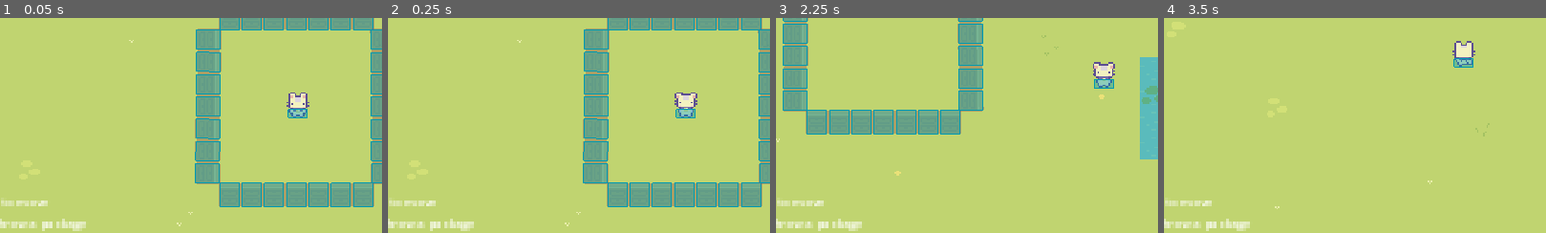
Above: before the commit, frames 1-4 (left to right).
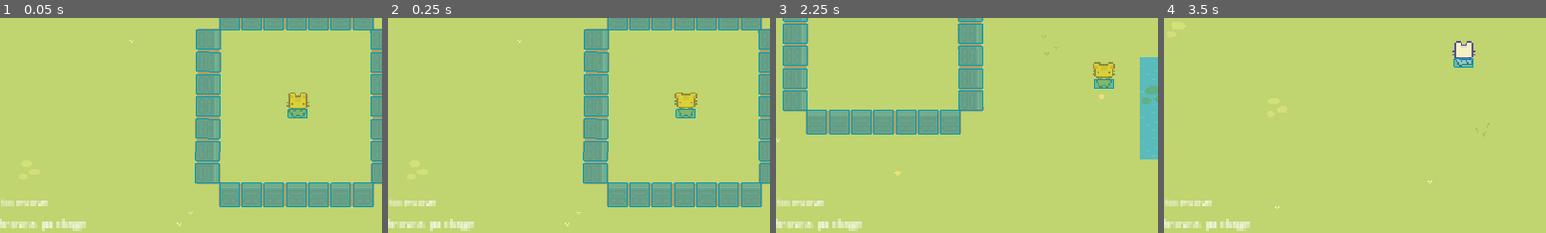
Above: after the commit, the same moments.

Repository: KamiGug/AroundTheGlobe-Jam
Game: Godot game, scene res://Levels/TestLevel.tscn
Same seed, same stepped clock (60 frames per second), same inputs: the game is played once before the commit and once after it.
Inputs (mouse positions are % of the whole screen's width and height, from its top left):
- Up to frame 1 (0.05 s): no input
- Up to frame 2 (0.25 s): no input
- Up to frame 3 (2.25 s): tap Enter at 0.5 s; move the mouse to (72, 45) at 0.52 s; hold Right (ui_right) 0.53-1.28 s; tap Space (Dash) at 0.6, 1.55, 2.1 s; move the mouse to (30, 55) at 1.27 s; hold Down (ui_down) 1.28-2.03 s; tap Shift (Block) at 1.35 s; move the mouse to (60, 28) at 2.02 s; hold Right (ui_right) from 2.03 s (still down)
- Up to frame 4 (3.5 s): move the mouse to (45, 70) at 2.77 s; release Right (ui_right) at 2.78 s; hold Up (ui_up) from 2.78 s (still down); tap Q (Package) at 2.85 s; tap Space (Dash) at 3.05 s
The pictures show only the part of the screen within x 11-61%, y 30-80%; the shares and areas given below are measured in that part.

The runs differ from the first frame. In frame 1, 0.5% of the frame differs, in the area x 75-81%, y 34-47%; in frame 2, 0.5%; in frame 3, 0.5%; in frame 4, nothing differs.
Error in both runs: Trying to assign value of type 'Node' to a variable of type 'Node2D'. (res://Code/Skills/PackageUser.gd:18)

Commit message:
moved iframes to states + character is colored while in iframes

Diff:
--- a/Code/Characters/Character.gd
+++ b/Code/Characters/Character.gd
@@ -3,10 +3,10 @@
 
 @export var speed = 160
 var flag = null #use a string like "player", "enemy", "npc", "destructible"
-var iframe_count : int = 0 #important to all characters to have iframes (or they'd die 2 fast)
+var iframe_count : int = 60 #important to all characters to have iframes (or they'd die 2 fast)
 var max_health : int = 3000
 var health : int = max_health
-var iframes_after_damage = 3
+var iframes_after_damage = 10
 var direction:Vector2
 
 @onready var animation_tree = $AnimationTree #get animation tree #all characters will have one of those
--- a/Code/Characters/MainChar.gd
+++ b/Code/Characters/MainChar.gd
@@ -42,6 +42,12 @@
 	if Input.is_action_just_pressed("Weapon2"):
 		use_weapon_2.emit(get_local_mouse_position())
 
+	#iframe_count = 1
+	if iframe_count > 0:
+		$Sprite2D.self_modulate  = Color("FFD700", 0.5)
+	else:
+		$Sprite2D.self_modulate  = Color("FFFFFF", 1)
+
 		#read input for movement
 	#update_direction.emit(get_input_vector())
 	#if !block_input:
@@ -56,8 +62,8 @@
 
 	move_and_slide()
 
-	if iframe_count > 0:
-		iframe_count = iframe_count - 1
+	#if iframe_count > 0:
+	#	iframe_count = iframe_count - 1
 
 #func get_input_vector():
 #	var tmp = Vector2(Input.get_action_strength("ui_right") - Input.get_action_strength("ui_left"),
@@ -70,12 +76,12 @@
 func _on_add_iframe(count:int):
 	iframe_count += count
 
-@warning_ignore("shadowed_variable", "shadowed_variable_base_class")
-func _on_normal_state_set_velocity(velocity:Vector2):
-	self.velocity = velocity
-	pass # Replace with function body.
+#@warning_ignore("shadowed_variable", "shadowed_variable_base_class")
+#func _on_normal_state_set_velocity(velocity:Vector2):
+#	self.velocity = velocity
+#	pass # Replace with function body.
 
-@warning_ignore("shadowed_variable", "shadowed_variable_base_class")
-func _on_dash_state_set_velocity(velocity:Vector2):
-	self.velocity = velocity
-	pass # Replace with function body.
+#@warning_ignore("shadowed_variable", "shadowed_variable_base_class")
+#func _on_dash_state_set_velocity(velocity:Vector2):
+#	self.velocity = velocity
+#	pass # Replace with function body.
--- a/Code/Characters/States/DashState.gd
+++ b/Code/Characters/States/DashState.gd
@@ -16,6 +16,7 @@
 	statee.animation_tree.set("parameters/Dash/blend_position", direction)
 	has_to_finish = false
 	can_finish = false
+	statee.iframe_count += 1
 	statee.collision_mask = statee.collision_mask - (1 + 8 + 16 + 64)
 	#set_physics_mask.emit()
 	#delete from mask passable enivironment mask from caster
--- a/Code/Characters/States/NormalState.gd
+++ b/Code/Characters/States/NormalState.gd
@@ -19,6 +19,8 @@
 
 func _physics_process(_delta):
 	_set_velocity()
+	if statee.iframe_count > 0:
+		statee.iframe_count -= 1
 	#statee.velocity = velocity
 	#set_velocity.emit(velocity)
 
--- a/Code/Skills/Dash.gd
+++ b/Code/Skills/Dash.gd
@@ -4,7 +4,7 @@
 @export var dash_length: float = 200
 @export var speed: float = 800
 var travelled: float = 0
-var iframe_count:int
+#var iframe_count:int
 
 #var i:int = 0
 #var prev_finished:bool = true
@@ -12,7 +12,7 @@
 signal dash_started
 signal dash_finished
 signal dash_speed
-signal add_iframe
+#signal add_iframe
 
 func _init():
 	#max_cd = 7
@@ -23,7 +23,8 @@
 
 # Called when the node enters the scene tree for the first time.
 func _ready():
-	iframe_count = ceil(dash_length / (get_physics_process_delta_time() * speed))
+	#iframe_count = ceil(dash_length / (get_physics_process_delta_time() * speed))
+	#print(ceil(dash_length / (get_physics_process_delta_time() * speed)))
 	super()
 	#set_process(false)
 	#set_physics_process(false)
@@ -56,7 +57,7 @@
 	set_physics_process(true)
 	direction_vector = _direction.normalized()
 	dash_started.emit(direction_vector)
-	add_iframe.emit(iframe_count)
+	#add_iframe.emit(iframe_count)
 	use_a_charge()
 	travelled = 0
 
--- a/Prefabs/Characters/MainCharacter/MainCharacter.tscn
+++ b/Prefabs/Characters/MainCharacter/MainCharacter.tscn
@@ -402,7 +402,6 @@
 [connection signal="use_skill_block" from="." to="SkillComponent/Block" method="_on_use_skill_block"]
 [connection signal="use_skill_dash" from="." to="SkillComponent/Dash" method="_on_use_skill_dash"]
 [connection signal="use_skill_package" from="." to="SkillComponent/PackageUser" method="_on_use_skill_package"]
-[connection signal="add_iframe" from="SkillComponent/Dash" to="." method="_on_add_iframe"]
 [connection signal="dash_finished" from="SkillComponent/Dash" to="StateMachine/DashState" method="_on_dash_finished"]
 [connection signal="dash_speed" from="SkillComponent/Dash" to="StateMachine/DashState" method="_on_dash_speed"]
 [connection signal="dash_started" from="SkillComponent/Dash" to="StateMachine" method="_on_dash_started"]
